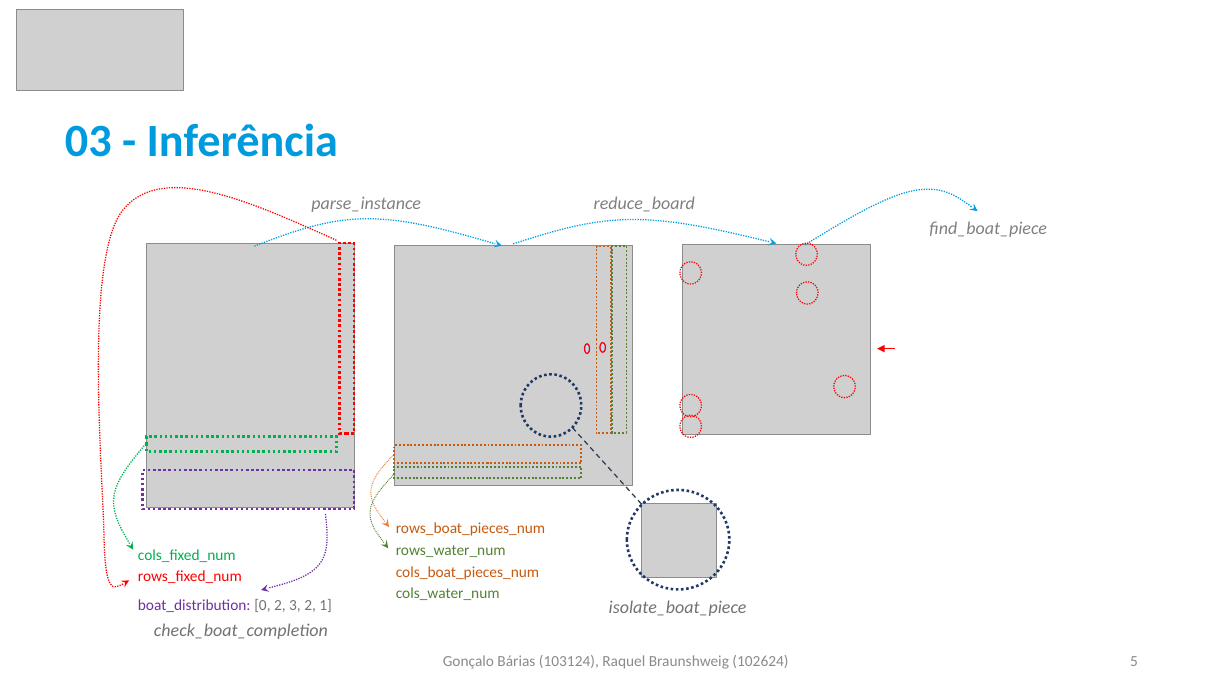
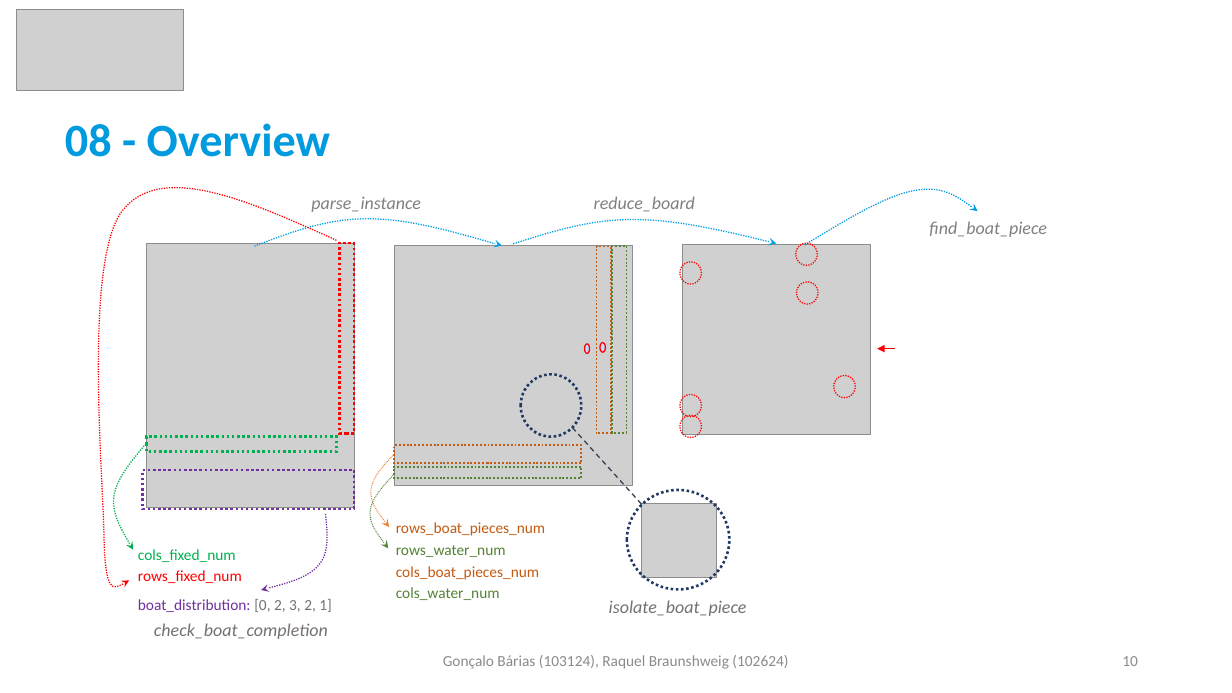
Before and after one commit to goncalobarias/Bimaru-IA, a slide deck: slide 10 of report/report.pptx (slide 5 before the commit). Drawn at 1232x693 pixels with LibreOffice and Linux fonts; fonts in the diff are those of the drawing; grey boxes stand for pictures. Boxes give left, top, right and bottom in pixels: in the first picture for what was removed or moved away, otherwise in the second. Text is boxed around its words. In the diff, an @@ line names an element or a change of style, - is before the commit and + after.

```diff
--- a/report/report.pptx
+++ b/report/report.pptx
@@ text at box(65, 123, 330, 157): text changed @@
-03 - Inferência
+08 - Overview
@@ page number at box(1122, 656, 1138, 666): text changed @@
-5
+10
```
Also in this commit, not shown: 6 other slides changed, 1 slide added.
